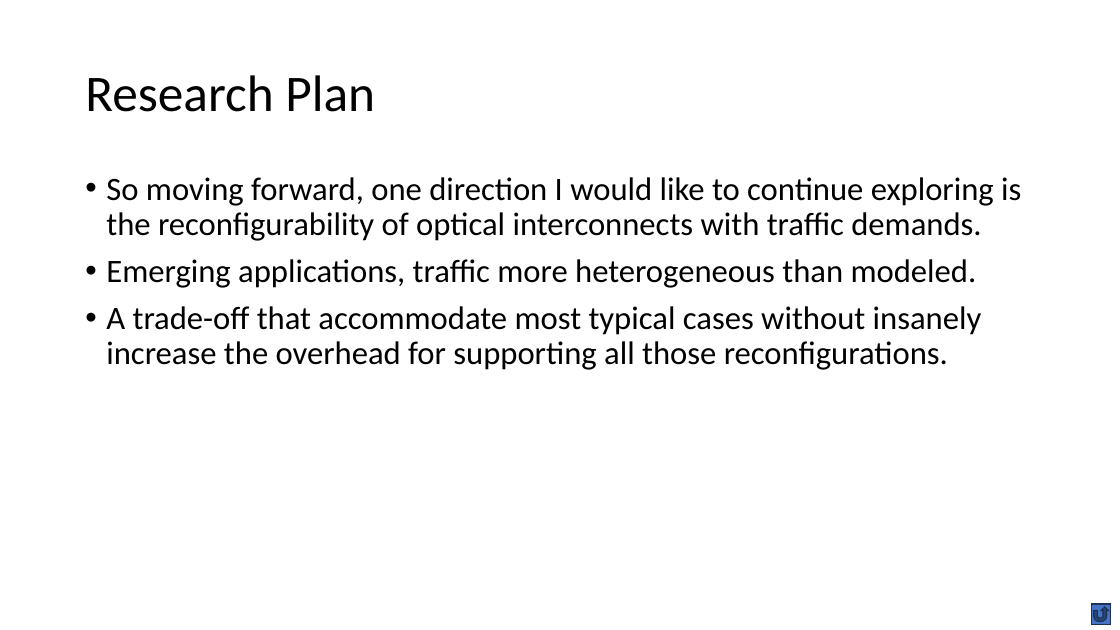
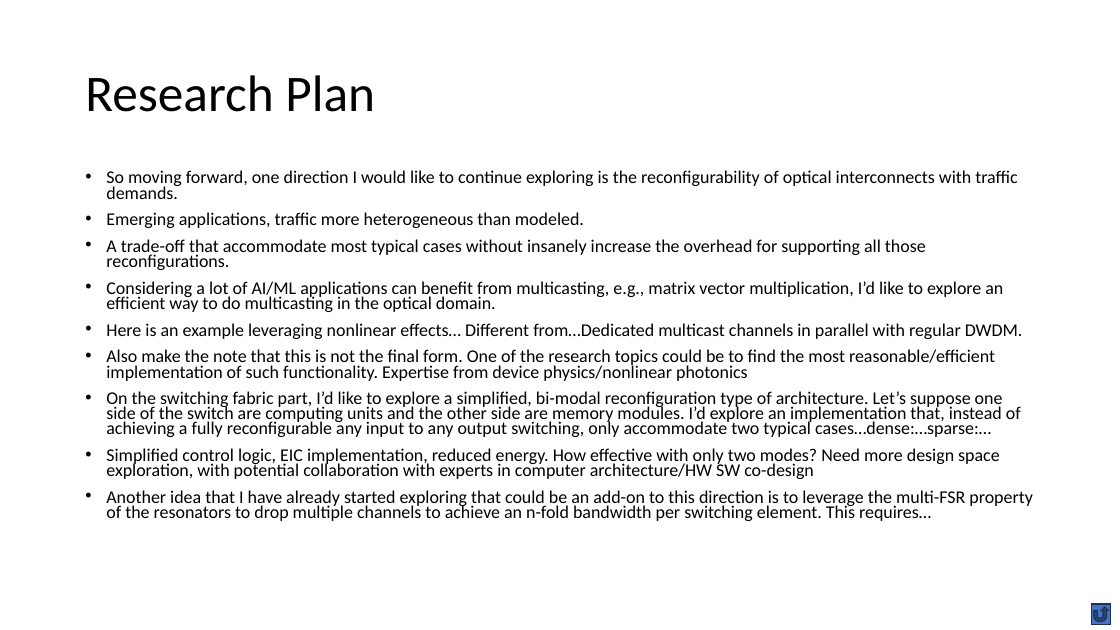
Before and after one commit to wyywyy23/faculty_all_in_one, a slide deck: slide 12 of psu_ee/online_interview/online_interview_notes.pptx. Drawn at 1120x630 pixels with LibreOffice and Linux fonts; fonts in the diff are those of the drawing. Boxes give left, top, right and bottom in pixels: in the first picture for what was removed or moved away, otherwise in the second. Text is boxed around its words. In the diff, an @@ line names an element or a change of style, - is before the commit and + after.

```diff
--- a/psu_ee/online_interview/online_interview_notes.pptx
+++ b/psu_ee/online_interview/online_interview_notes.pptx
@@ text at [106,170,1017,270]: size 28 to 15.4 pt in "So moving forward, one direction I would ...", "Emerging applications, traffic more heterogeneous than model ...", "A trade-off that accommodate most typical cases ..."; line spacing 0.9 to 0.7 @@
@@ text at [106,281,1032,521]: paragraphs added @@
+• Considering a lot of AI/ML applications can benefit from multicasting, e.g., matrix vector multiplication, I’d like to explore an efficient way to do multicasting in the optical domain.
+• Here is an example leveraging nonlinear effects… Different from…Dedicated multicast channels in parallel with regular DWDM.
+• Also make the note that this is not the final form. One of the research topics could be to find the most reasonable/efficient implementation of such functionality. Expertise from device physics/nonlinear photonics
+• On the switching fabric part, I’d like to explore a simplified, bi-modal reconfiguration type of architecture. Let’s suppose one side of the switch are computing units and the other side are memory modules. I’d explore an implementation that, instead of achieving a fully reconfigurable any input to any output switching, only accommodate two typical cases…dense:…sparse:…
+• Simplified control logic, EIC implementation, reduced energy. How effective with only two modes? Need more design space exploration, with potential collaboration with experts in computer architecture/HW SW co-design
+• Another idea that I have already started exploring that could be an add-on to this direction is to leverage the multi-FSR property of the resonators to drop multiple channels to achieve an n-fold bandwidth per switching element. This requires…
```
Also in this commit, not shown: 1 other slide changed.
